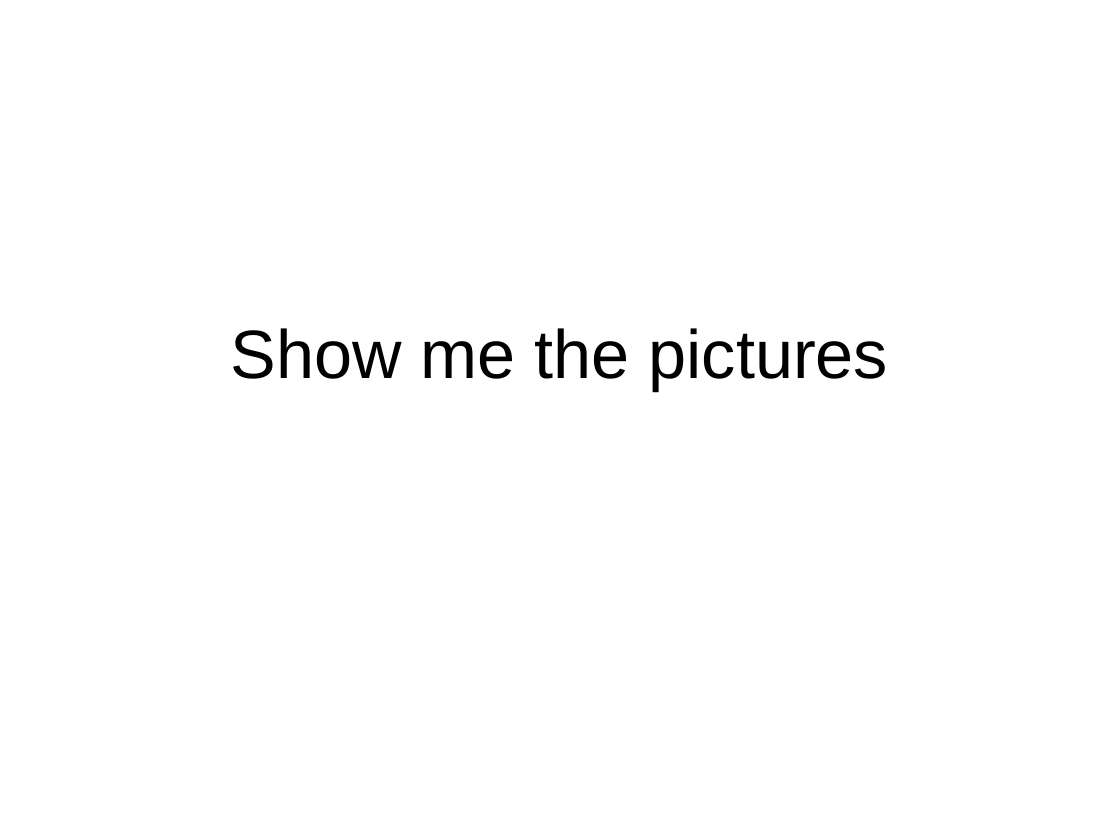
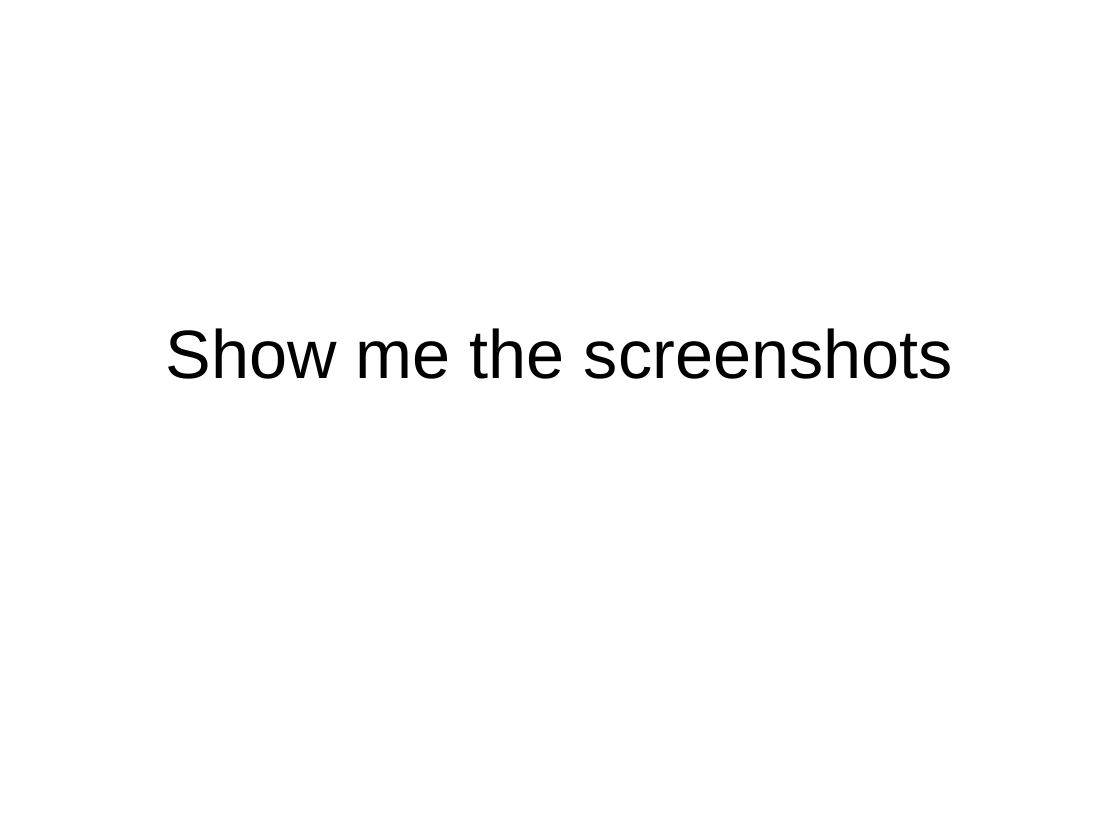
Before and after one commit to LIPHP/LDAP-Talk, a slide deck: slide 30 of Docs/LIPHP-Using LDAP with PHP.ppt (slide 6 before the commit). Drawn at 1120x840 pixels with LibreOffice and Linux fonts; fonts in the diff are those of the drawing. Boxes give left, top, right and bottom in pixels: in the first picture for what was removed or moved away, otherwise in the second. Text is boxed around its words. In the diff, an @@ line names an element or a change of style, - is before the commit and + after.

```diff
--- a/Docs/LIPHP-Using LDAP with PHP.ppt
+++ b/Docs/LIPHP-Using LDAP with PHP.ppt
@@ title at (166,328,953,379): text changed @@
-Show me the pictures
+Show me the screenshots
```
Also in this commit, not shown: 6 other slides changed, 30 slides added, 9 slides removed.
